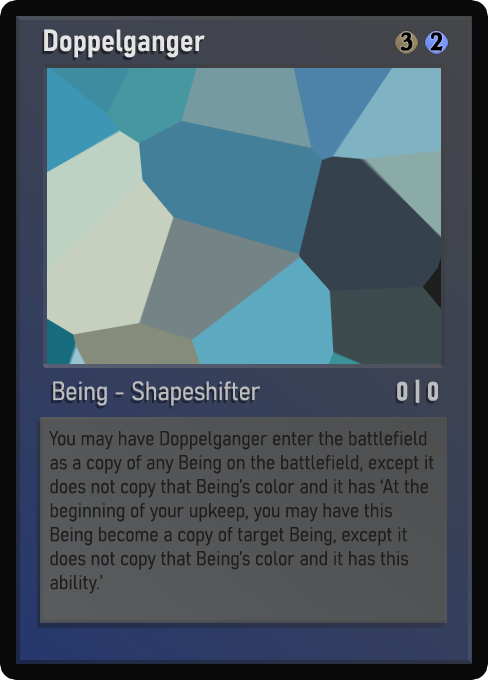
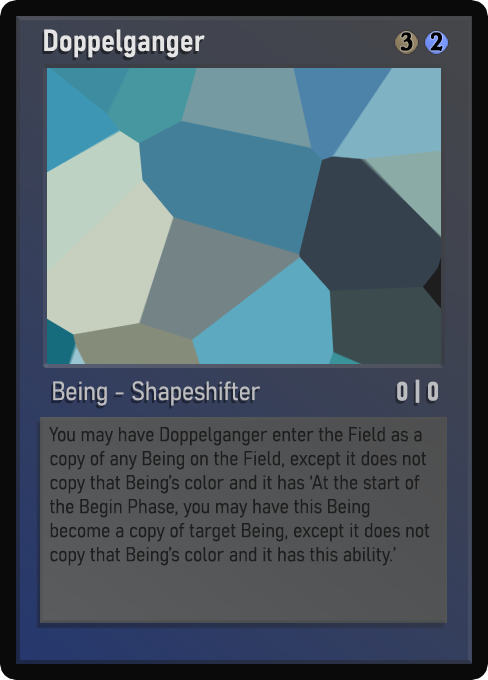
Layered file, before and after one edit (488x680). Changes by layer:
renamed "Desc_smaller" to "Desc_small", showed it, moved it above "Desc_smaller", painted on it over [49, 427, 431, 566]
renamed "Desc_small" to "Desc_smaller", hid it, painted on it over [49, 427, 434, 594]
